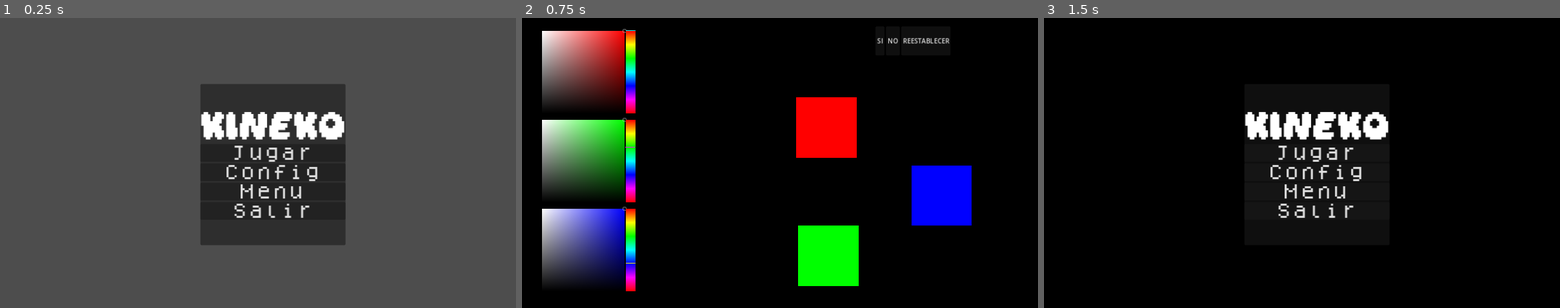
Above: before the commit, frames 1-3 (left to right).
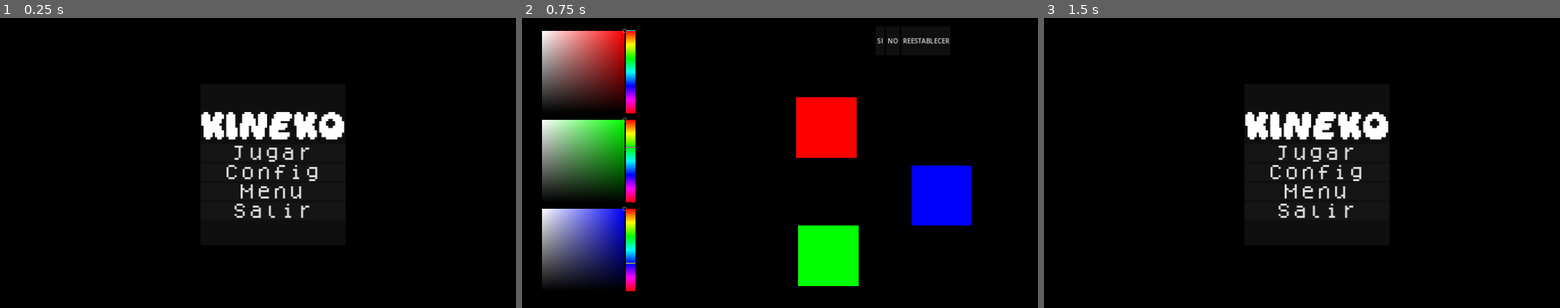
Above: after the commit, the same moments.

Repository: hernanPoblete/kineko
Game: Godot game, scene res://menus/Main_Menu.tscn
Same seed, same stepped clock (60 frames per second), same inputs: the game is played once before the commit and once after it.
Inputs:
- Up to frame 1 (0.25 s): no input
- Up to frame 2 (0.75 s): click "Config" at 0.5 s
- Up to frame 3 (1.5 s): click "NO" at 1.25 s

The runs differ from the first frame. In frame 1, 91% of the frame differs, in the area x 0-100%, y 0-100%; in frame 2, nothing differs; in frame 3, nothing differs.

Commit message:
Pequeño cambio a las animaciones y color de fondo fixeado en negro

Diff:
--- /dev/null
+++ b/levels/test/kineko_do_kineko_stuff.tscn
@@ -0,0 +1,11 @@
+[gd_scene load_steps=2 format=3 uid="uid://s11mfgs31mme"]
+
+[ext_resource type="PackedScene" uid="uid://bvktdldsnypm6" path="res://sprites/kineko-sprites/kineko.tscn" id="1_57ob3"]
+
+[node name="kineko_do_kineko_stuff" type="Node2D"]
+
+[node name="Node2D" type="Node2D" parent="."]
+scale = Vector2(0.5, 0.5)
+
+[node name="kineko" parent="Node2D" instance=ExtResource("1_57ob3")]
+position = Vector2(330, 435)
--- a/menus/Main_Menu.gd
+++ b/menus/Main_Menu.gd
@@ -5,10 +5,9 @@
 @onready var config = %Config
 @onready var creditos = %Creditos
 @onready var salir = %Salir
-
+@onready var color
 #Checkea si existe un archivo con los colores. Crea uno default si no existe
 func check_colors()->void:
-	var color
 	if not FileAccess.file_exists("user://color_data.json"):
 		var default_colors = [[1,0,0],[0,1,0],[0,0,1]]
 		var f = FileAccess.open("user://color_data.json", FileAccess.WRITE)
@@ -20,7 +19,7 @@
 		var data = JSON.parse_string(f.get_as_text())
 
 		color = data.map(func(x): return Color(x[0], x[1], x[2]))
-		RenderingServer.set_default_clear_color((color[0]+color[1]+color[2]).inverted()/3)
+	RenderingServer.set_default_clear_color(Color(0,0,0))
 
 func _ready() -> void:
 	check_colors()
--- /dev/null
+++ b/menus/VBoxContainer.gd
@@ -0,0 +1,20 @@
+extends VBoxContainer
+
+
+@onready var jugar = %Jugar
+@onready var config = %Config
+@onready var creditos = %Creditos
+@onready var salir = %Salir
+
+func _ready() -> void:
+	jugar.pressed.connect(_on_jugar_pressed)
+	config.pressed.connect(_on_config_pressed)
+	#creditos.pressed.connect(_on_creditos_pressed)
+	salir.pressed.connect(_on_salir_pressed)
+
+func _on_jugar_pressed():
+	get_tree().change_scene_to_file("res://levels/test/knight_moves.tscn")
+func _on_config_pressed():
+	get_tree().change_scene_to_file("res://menus/colors.tscn")
+func _on_salir_pressed():
+	get_tree().quit()
--- a/menus/color_menu.gd
+++ b/menus/color_menu.gd
@@ -35,8 +35,6 @@
 	$"preview/1".color = color[1]
 	$"preview/2".color = color[2]
 
-	RenderingServer.set_default_clear_color((color[0]+color[1]+color[2]).inverted()/3)
-
 func reset_colores():
 	$"pickers/Color 0".color = Color(1,0,0)
 	$"pickers/Color 1".color = Color(0,1,0)
--- a/sprites/kineko-sprites/kineko.gd
+++ b/sprites/kineko-sprites/kineko.gd
@@ -26,7 +26,7 @@
 		velocity.x = direction_x * SPEED/sqrt(direction_x**2 + direction_y**2)
 		velocity.y = direction_y * SPEED/sqrt(direction_x**2 + direction_y**2)
 		sleep = 300
-		if dead == false:
+		if not dead:
 			playback.travel("run")
 	else:
 		velocity.x = 0
@@ -46,9 +46,10 @@
 	playback.travel("dead")
 
 func teleport():
-	if dead == true:
+	if dead:
 		position = level_position
 		dead = false
+		playback.travel("idle")
 
 func win():
 	print("you win :D")
